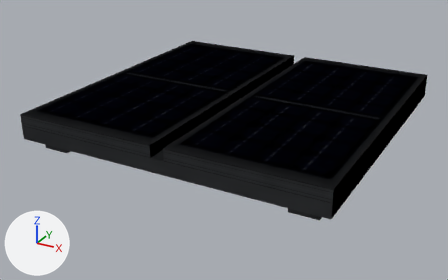
The OBJ model src/main/resources/assets/electricity/models/pv_flat/pv_flat.obj, before and after one commit.
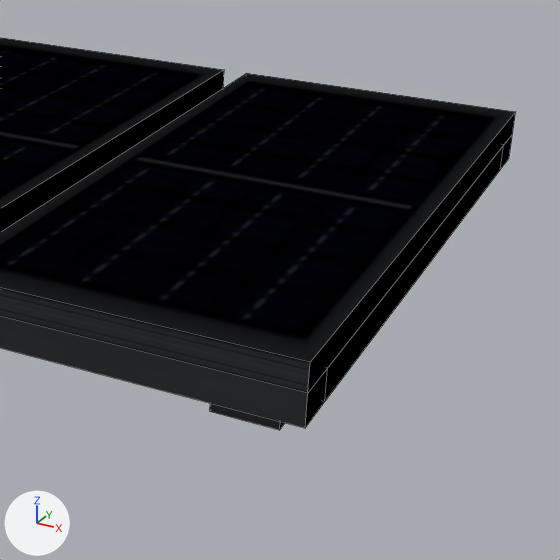
Each version appears first whole from a 50 mm lens placed at (0.823, -1.609, 0.744), pointed at (-0.017, -0.082, -0.02), and next in a close-up on the part from 43% to 100% of the width and 8% to 100% of the height. The axes (+X, +Y, +Z) are drawn at lower left. The lights are the same throughout. The older version's two pictures come first. The close-ups show mesh edges as thin lines. Where no turn or scale is listed for an object, it has been applied to the vertices.

Objects in the first close-up: 'frame', 'modules.001', 'modules.002' and 1 more.
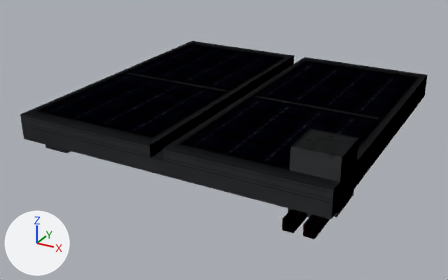
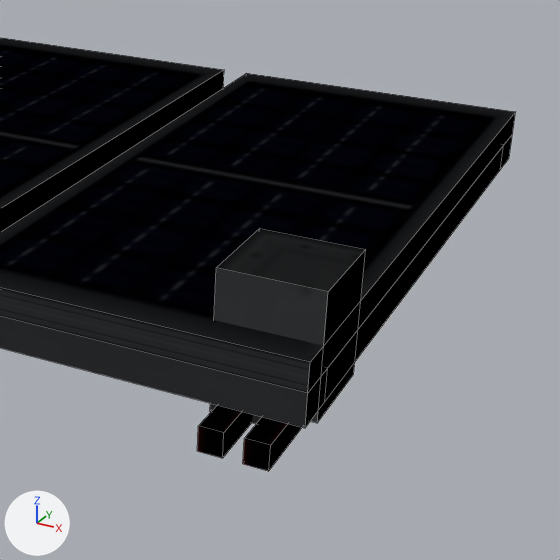
What changed in the scene script:
```text
Add img_dc_string_line_png:
    img_dc_string_line_png = load_image('dc_string_line.png', '../../textures/block/dc_string_line.png', 16, 16, 'sRGB')
Add img_pv_cabinet_top_png:
    img_pv_cabinet_top_png = load_image('pv_cabinet_top.png', '../../textures/block/pv_cabinet_top.png', 32, 32, 'sRGB')
Add img_pv_cabinet_png:
    img_pv_cabinet_png = load_image('pv_cabinet.png', '../../textures/block/pv_cabinet.png', 32, 32, 'sRGB')
Add mat_dc_cable:
    mat_dc_cable = principled_material('dc_cable')
    mat_dc_cable.texture = img_dc_string_line_png
Add mat_cabinet_top:
    mat_cabinet_top = principled_material('cabinet_top')
    mat_cabinet_top.texture = img_pv_cabinet_top_png
Add mat_cabinet:
    mat_cabinet = principled_material('cabinet')
    mat_cabinet.texture = img_pv_cabinet_png
Add me_harness_002:
    me_harness_002.from_pydata(...)  # a box spanning x 0.361..0.389, y -0.5..-0.36, z 0.0..0.03; a box spanning x 0.411..0.439, y -0.5..-0.36, z 0.0..0.03
    me_harness_002.materials.append(mat_dc_cable)  # picture img_dc_string_line_png
Add me_harness_001:
    me_harness_001.from_pydata(...)  # 4 vertices, 1 face; spans x 0.34..0.46, y -0.42..-0.3, z 0.17
    me_harness_001.materials.append(mat_cabinet_top)  # picture img_pv_cabinet_top_png
Add me_harness:
    me_harness.from_pydata(...)  # 8 vertices, 5 faces; spans x 0.34..0.46, y -0.42..-0.3, z 0.02..0.17
    me_harness.materials.append(mat_cabinet)  # picture img_pv_cabinet_png
Add ob_harness_002:
    ob_harness_002 = bpy.data.objects.new('harness.002', me_harness_002)
    ob_harness_002.location = (0.0, 0.0, 0.0)
Add ob_harness_001:
    ob_harness_001 = bpy.data.objects.new('harness.001', me_harness_001)
    ob_harness_001.location = (0.0, 0.0, 0.0)
Add ob_harness:
    ob_harness = bpy.data.objects.new('harness', me_harness)
    ob_harness.location = (0.0, 0.0, 0.0)
```

Pixel boxes (x1, y1, x2, y2) of what changed, in the close-ups (560 x 560 px):
'harness', added: after (214, 250, 366, 423)
'harness.001', added: after (217, 229, 366, 292)
'harness.002', added: after (197, 405, 302, 471)
